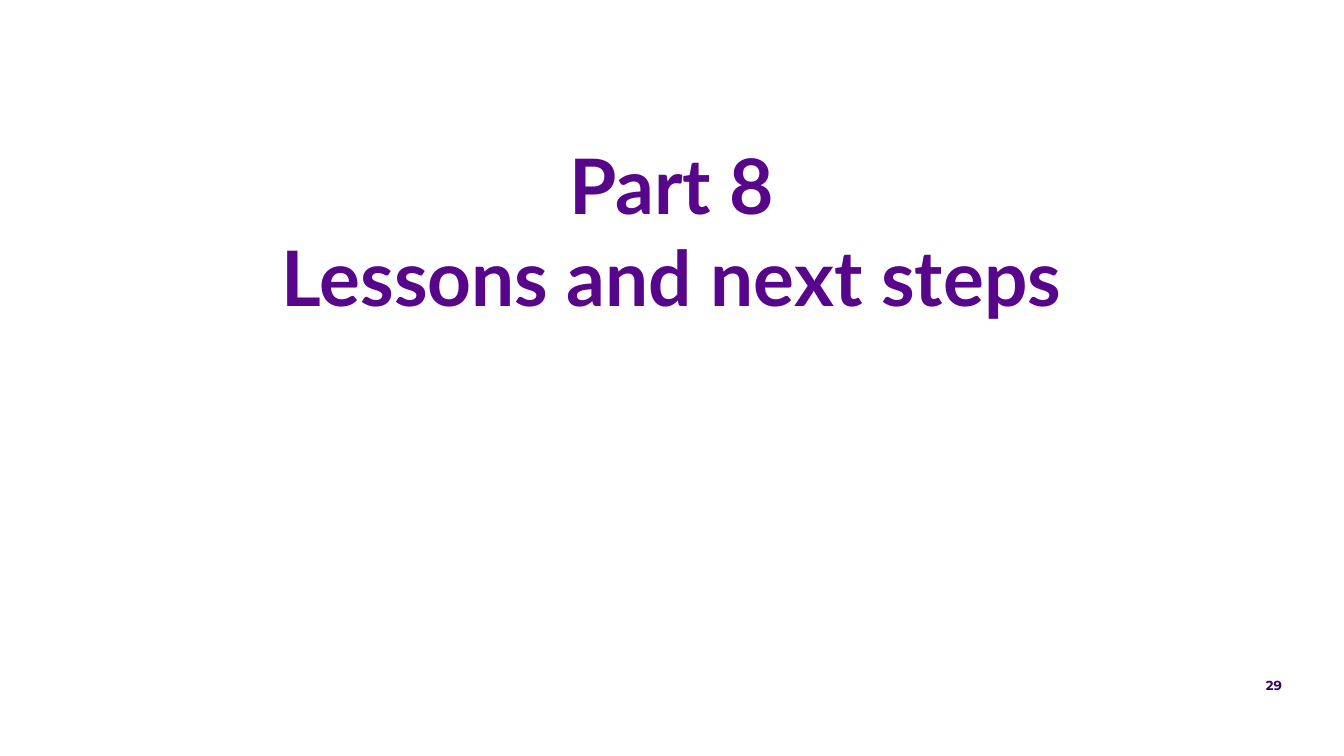
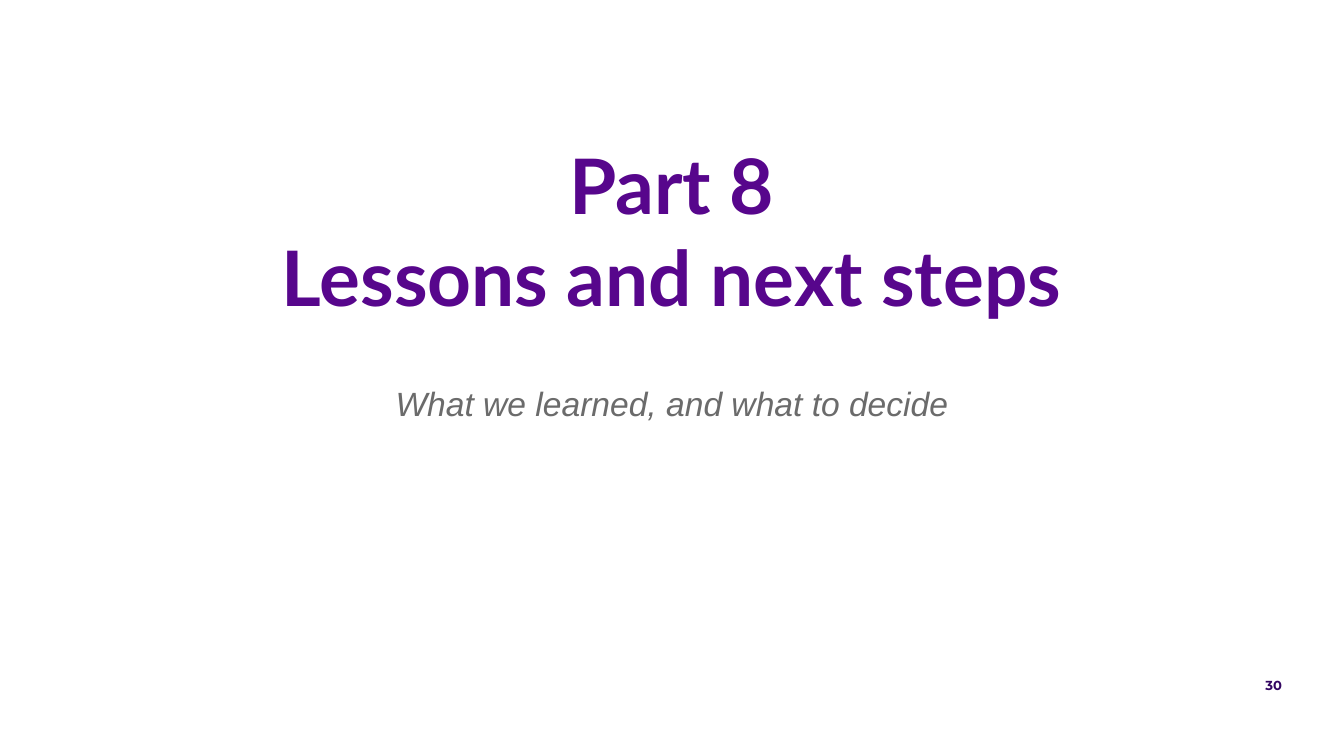
Before and after one commit to FruitPnchSamuraiG/solar-dem-inversion, a slide deck: slide 30 of slides/DEM_deck_v2.pptx (slide 29 before the commit). Drawn at 1344x756 pixels with LibreOffice and Linux fonts; fonts in the diff are those of the drawing; background and template pictures are left out. Boxes give left, top, right and bottom in pixels: in the first picture for what was removed or moved away, otherwise in the second. Text is boxed around its words. In the diff, an @@ line names an element or a change of style, - is before the commit and + after.

Commit message:
slides: summary up front, divider questions, visuals for text-only slides
Adds an 'In one slide' summary after the title, a one-line question under
each Part divider, a test-block diagram on the scoring slide, card layouts
for lessons and next steps, and a closing 'For discussion' slide. The
schema check now lives in slides/check_schema.py.

```diff
--- a/slides/DEM_deck_v2.pptx
+++ b/slides/DEM_deck_v2.pptx
@@ text added at (x1=396, y1=391, x2=948, y2=421), 18 pt, text #6B6B6B, italic @@
+What we learned, and what to decide
@@ page number at (x1=1265, y1=680, x2=1282, y2=690): text changed @@
-29
+30
```
Also in this commit, not shown: 9 other slides changed, 3 slides added, 1 slide removed, 5 other files.
